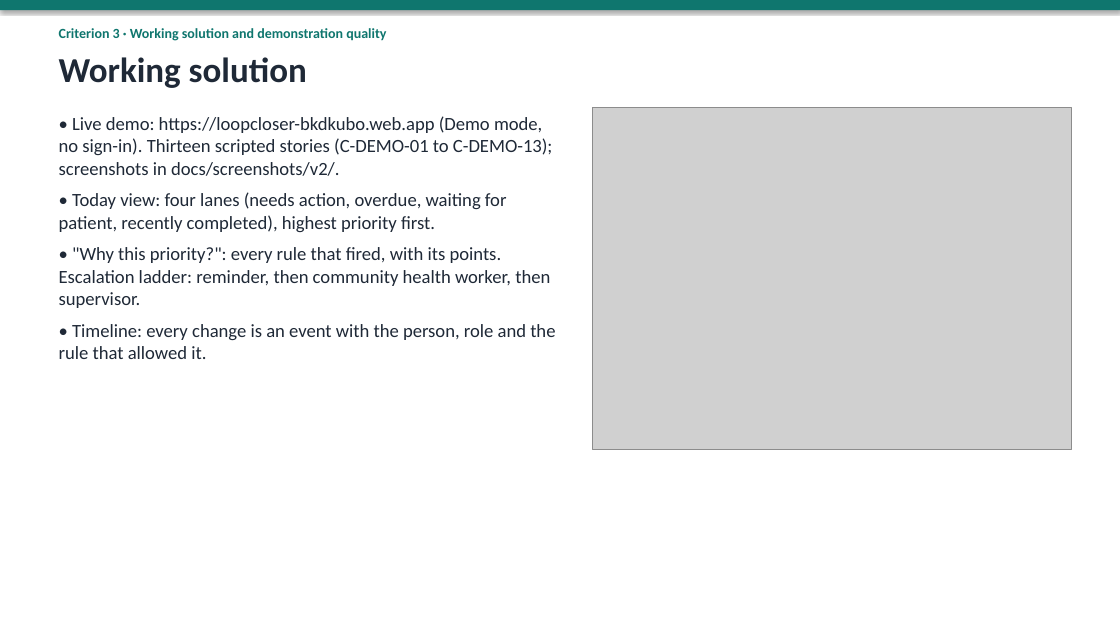
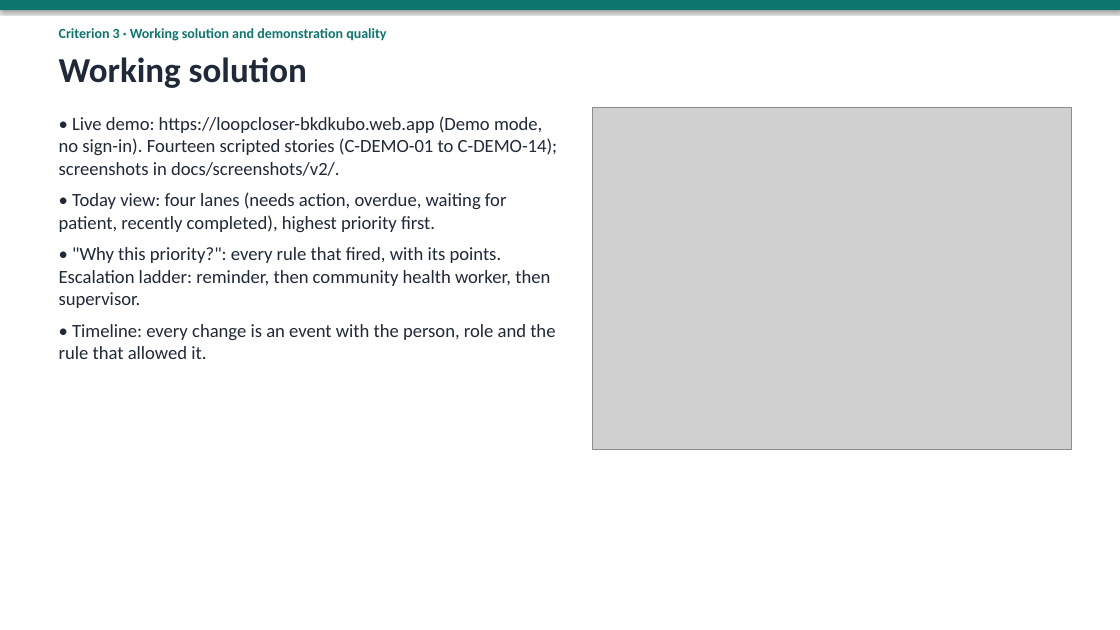
Before and after one commit to BKDKUBO/loopcloser, a slide deck: slide 6 of submission/LoopCloser-deck-DRAFT.pptx (slide 5 before the commit). Drawn at 1120x630 pixels with LibreOffice and Linux fonts; fonts in the diff are those of the drawing; grey boxes stand for pictures. Boxes give left, top, right and bottom in pixels: in the first picture for what was removed or moved away, otherwise in the second. Text is boxed around its words. In the diff, an @@ line names an element or a change of style, - is before the commit and + after.

```diff
--- a/submission/LoopCloser-deck-DRAFT.pptx
+++ b/submission/LoopCloser-deck-DRAFT.pptx
@@ text at bbox=[59, 116, 558, 176]: text changed @@
-• Live demo: https://loopcloser-bkdkubo.web.app (Demo mode, no sign-in). Thirteen scripted stories (C-DEMO-01 to C-DEMO-13); screenshots in docs/screenshots/v2/.
+• Live demo: https://loopcloser-bkdkubo.web.app (Demo mode, no sign-in). Fourteen scripted stories (C-DEMO-01 to C-DEMO-14); screenshots in docs/screenshots/v2/.
```
Also in this commit, not shown: 6 other slides changed, 1 slide added, 4 other files.
